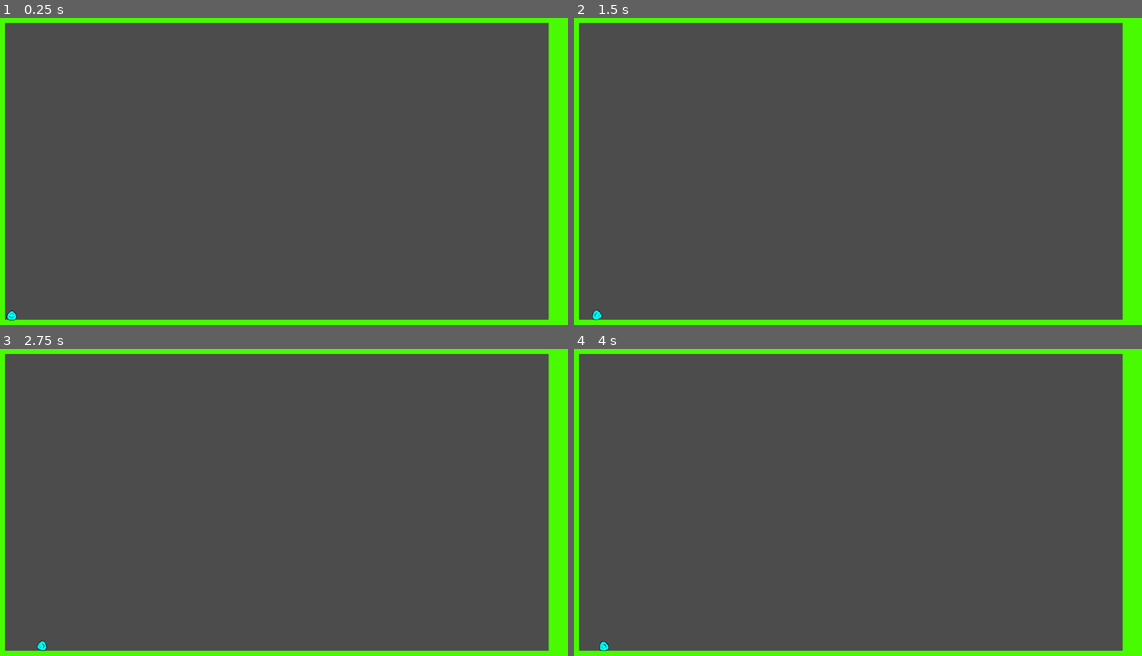
Above: before the commit, frames 1-4 (two rows, left to right).
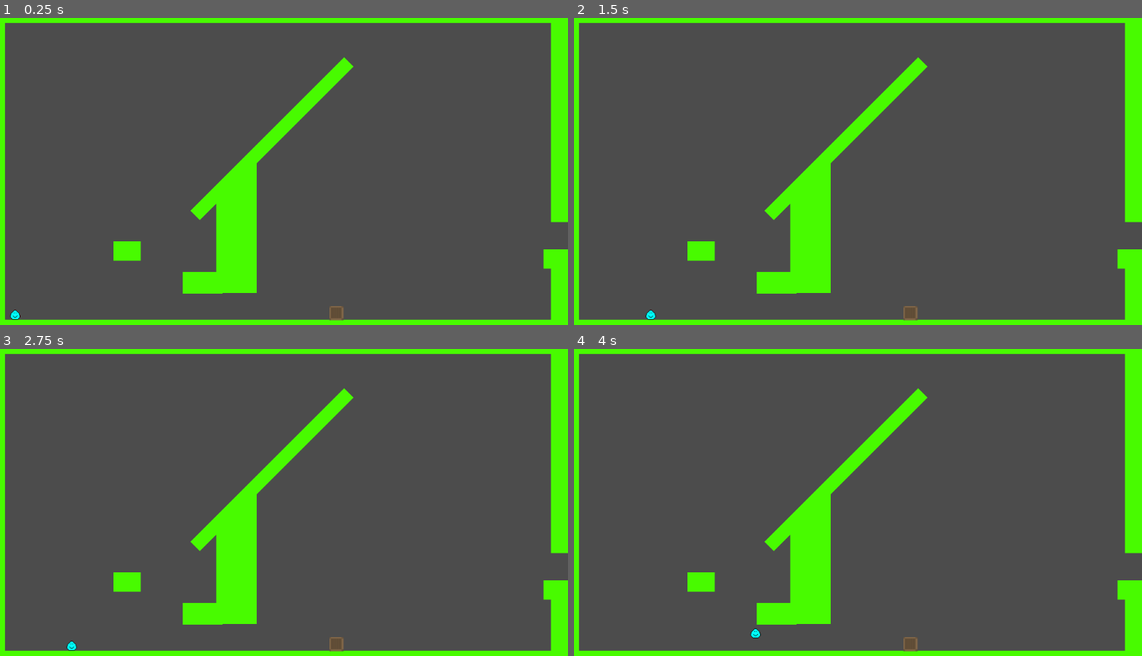
Above: after the commit, the same moments.

Repository: proggingcow/gravity
Game: Godot game, scene res://scenes/main.tscn
Two runs of this game, one before a commit and one after it. Both use one fixed random seed, a clock stepped at 60 frames per second and the inputs below.
Inputs:
- Up to frame 1 (0.25 s): no input
- Up to frame 2 (1.5 s): tap Enter at 0.5 s; hold Right 0.53-1.28 s; tap Space at 1.25 s; hold Left from 1.28 s (still down)
- Up to frame 3 (2.75 s): tap Enter at 2 s; release Left at 2.03 s; hold Right from 2.03 s (still down)
- Up to frame 4 (4 s): tap Space at 2.75 s; release Right at 2.78 s; hold Up 2.78-3.53 s; tap Enter at 3.5 s; hold Left from 3.53 s (still down)

The runs differ from the first frame. In frame 1, 5.9% of the frame differs, in the area x 1-100%, y 1-99%; in frame 2, 5.9%, in the area x 3-100%, y 1-99%; in frame 3, 5.9%; in frame 4, 5.9%.

Commit message:
now has one level

Diff:
--- /dev/null
+++ b/scenes/box.tscn
@@ -0,0 +1,18 @@
+[gd_scene load_steps=4 format=2]
+
+[ext_resource path="res://assets/box.png" type="Texture" id=1]
+
+[sub_resource type="PhysicsMaterial" id=3]
+rough = true
+
+[sub_resource type="RectangleShape2D" id=2]
+extents = Vector2( 12, 12 )
+
+[node name="RigidBody2D" type="RigidBody2D"]
+physics_material_override = SubResource( 3 )
+
+[node name="Sprite" type="Sprite" parent="."]
+texture = ExtResource( 1 )
+
+[node name="CollisionShape2D" type="CollisionShape2D" parent="."]
+shape = SubResource( 2 )
--- a/scenes/main.tscn
+++ b/scenes/main.tscn
@@ -1,7 +1,8 @@
-[gd_scene load_steps=3 format=2]
+[gd_scene load_steps=4 format=2]
 
 [ext_resource path="res://scenes/wall.tscn" type="PackedScene" id=1]
 [ext_resource path="res://scenes/monkey.tscn" type="PackedScene" id=2]
+[ext_resource path="res://scenes/box.tscn" type="PackedScene" id=3]
 
 [node name="Node2D" type="Node2D"]
 
@@ -9,16 +10,16 @@
 position = Vector2( 514, 588 )
 scale = Vector2( 0.513672, 46 )
 
-[node name="blob" parent="." instance=ExtResource( 2 )]
-position = Vector2( 45, 556 )
-gravity_scale = 3.0
-
 [node name="Sprite" parent="." instance=ExtResource( 1 )]
 position = Vector2( 510.75, 6 )
 scale = Vector2( 0.510986, 71 )
 
+[node name="blob" parent="." instance=ExtResource( 2 )]
+position = Vector2( 51, 550 )
+gravity_scale = 3.0
+
 [node name="Sprite3" parent="." instance=ExtResource( 1 )]
-position = Vector2( 1026, 341 )
+position = Vector2( 1095, 336 )
 rotation = 1.5708
 scale = Vector2( 0.510986, 71 )
 
@@ -26,3 +27,48 @@
 position = Vector2( -1.99997, 295 )
 rotation = 1.5708
 scale = Vector2( 0.510986, 71 )
+
+[node name="box" parent="." instance=ExtResource( 3 )]
+position = Vector2( 616, 551 )
+
+[node name="Sprite5" parent="." instance=ExtResource( 1 )]
+position = Vector2( 381, 500 )
+scale = Vector2( 0.033966, 37.5 )
+
+[node name="Sprite6" parent="." instance=ExtResource( 1 )]
+position = Vector2( 248, 444 )
+scale = Vector2( 0.0234985, 34.5 )
+
+[node name="Sprite7" parent="." instance=ExtResource( 1 )]
+position = Vector2( 503, 246 )
+rotation = -0.785398
+scale = Vector2( 0.187012, -24 )
+
+[node name="Sprite8" parent="." instance=ExtResource( 1 )]
+position = Vector2( 995, 458 )
+scale = Vector2( 0.0136718, 34.5 )
+
+[node name="Sprite9" parent="." instance=ExtResource( 1 )]
+position = Vector2( 1029.04, 521 )
+rotation = 1.5708
+scale = Vector2( 0.0780211, 71 )
+
+[node name="Sprite10" parent="." instance=ExtResource( 1 )]
+position = Vector2( 1029.04, 210.53 )
+rotation = 1.5708
+scale = Vector2( 0.178148, 71 )
+
+[node name="Sprite11" parent="." instance=ExtResource( 1 )]
+position = Vector2( 441, 423.681 )
+rotation = 1.5708
+scale = Vector2( 0.0925223, 71 )
+
+[node name="Sprite12" parent="." instance=ExtResource( 1 )]
+position = Vector2( 461.243, 318.192 )
+rotation = 1.5708
+scale = Vector2( 0.0289931, 29.988 )
+
+[node name="Sprite13" parent="." instance=ExtResource( 1 )]
+position = Vector2( 444, 335 )
+rotation = 1.5708
+scale = Vector2( 0.0179446, 15.8457 )
--- a/scenes/monkey.gd
+++ b/scenes/monkey.gd
@@ -1,26 +1,17 @@
 extends RigidBody2D
-
-
-# Declare member variables here. Examples:
-# var a = 2
-# var b = "text"
-
-
-# Called when the node enters the scene tree for the first time.
-func _ready():
-	pass # Replace with function body.
-
-
-# Called every frame. 'delta' is the elapsed time since the previous frame.
-#func _process(delta):
-#	pass
 
 func _input(event):
 	if event is InputEventKey :
-		if event.pressed and event.scancode == KEY_UP :
-			if $Feet.get_overlapping_bodies().size() > 0 :
+		if event.pressed and event.scancode == KEY_UP and ($Feet.get_overlapping_bodies().size() > 0) :
 				apply_central_impulse(Vector2(0,-200))
-		if event.pressed and event.scancode == KEY_RIGHT :
-			apply_central_impulse(Vector2(80,0))
-		if event.pressed and event.scancode == KEY_LEFT :
-			apply_central_impulse(Vector2(-80,0))
+
+func _process(delta):
+	if Input.is_key_pressed(KEY_LEFT):
+		apply_central_impulse(Vector2(-3,0))
+		if $Feet.get_overlapping_bodies().size()>0:
+			apply_central_impulse(Vector2(-7,0))
+
+	if Input.is_key_pressed(KEY_RIGHT):
+		apply_central_impulse(Vector2(3,0))
+		if $Feet.get_overlapping_bodies().size()>0:
+			apply_central_impulse(Vector2(7,0))
--- a/scenes/monkey.tscn
+++ b/scenes/monkey.tscn
@@ -4,12 +4,13 @@
 [ext_resource path="res://scenes/monkey.gd" type="Script" id=2]
 
 [sub_resource type="PhysicsMaterial" id=1]
-friction = 0.5
+bounce = 0.2
 
 [sub_resource type="RectangleShape2D" id=2]
-extents = Vector2( 10, 2 )
+extents = Vector2( 5, 0.75 )
 
 [node name="RigidBody2D" type="RigidBody2D"]
+mode = 2
 physics_material_override = SubResource( 1 )
 script = ExtResource( 2 )
 
@@ -17,10 +18,10 @@
 texture = ExtResource( 1 )
 
 [node name="CollisionPolygon2D" type="CollisionPolygon2D" parent="."]
-polygon = PoolVector2Array( -9, 5, -5, 9, 4, 9, 8, 5, 8, 2, 7, -2, 1, -7, -2, -7, -8, 0 )
+polygon = PoolVector2Array( -9, 5, -5, 10, 5, 10, 9, 6, 9, 2, 8, 1, 8, 0, 7, -2, 1, -7, -2, -7, -8, 0, -8, 1, -9, 2 )
 
 [node name="Feet" type="Area2D" parent="."]
 
 [node name="CollisionShape2D" type="CollisionShape2D" parent="Feet"]
-position = Vector2( 0, 17 )
+position = Vector2( 0, 11 )
 shape = SubResource( 2 )
Binary file added: assets/box.png
Not shown, added: assets/box.png.import
Not shown, added: xcfs/box.xcf
